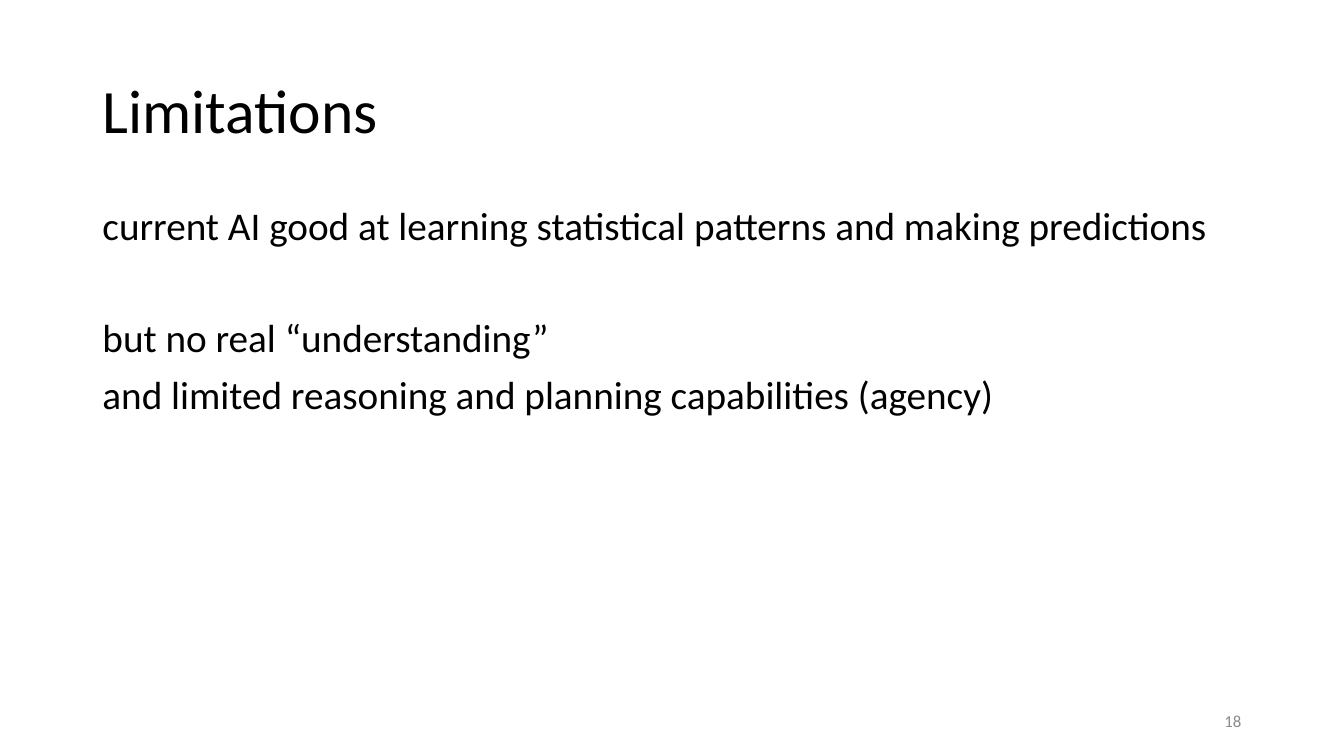
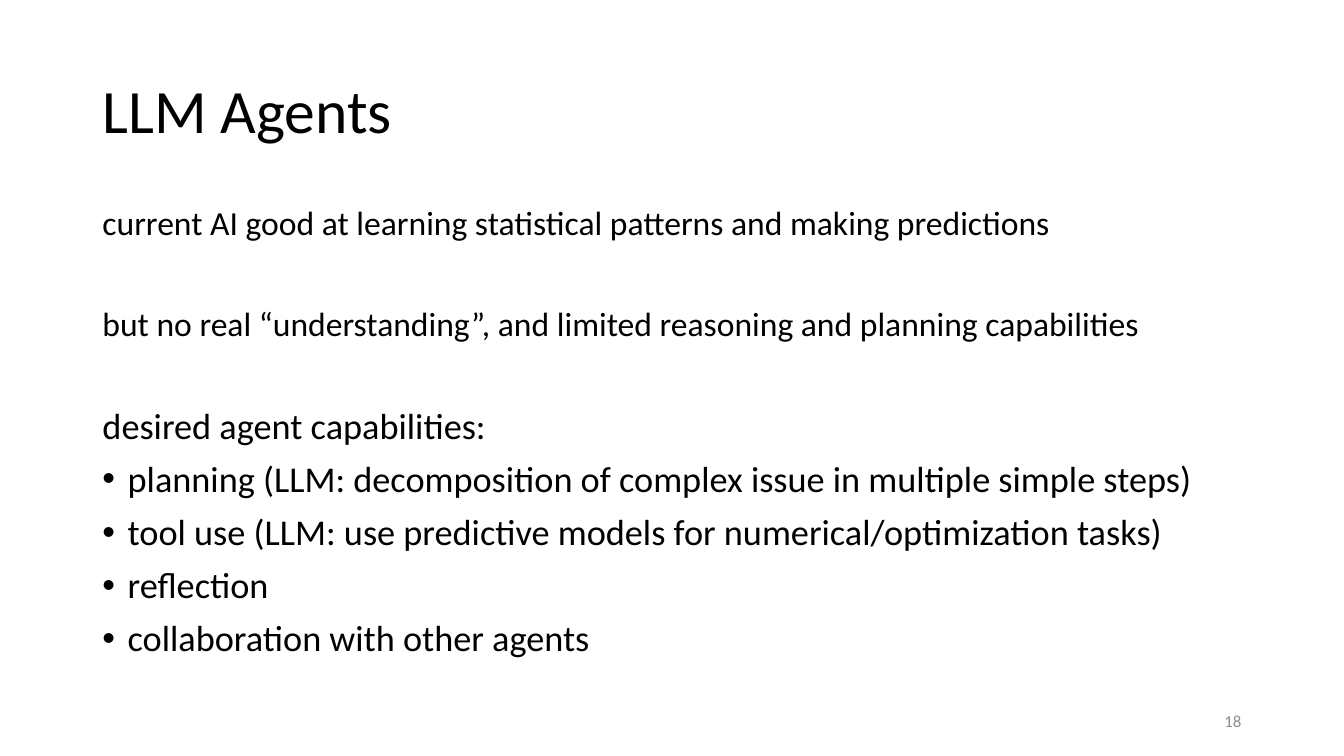
Before and after one commit to FelixWick/intelligent-systems, a slide deck: slide 18 of slides/LanguageModels_2.pptx. Drawn at 1344x756 pixels with LibreOffice and Linux fonts; fonts in the diff are those of the drawing. Boxes give left, top, right and bottom in pixels: in the first picture for what was removed or moved away, otherwise in the second. Text is boxed around its words. In the diff, an @@ line names an element or a change of style, - is before the commit and + after.

```diff
--- a/slides/LanguageModels_2.pptx
+++ b/slides/LanguageModels_2.pptx
@@ title at [102, 93, 392, 144]: text changed @@
-Limitations
+LLM Agents
@@ text at [102, 211, 1049, 241]: size 28 to 24.1 pt in "current AI good at learning statistical patterns ..." @@
@@ text at [102, 312, 1191, 658]: text changed; size 28 to 25.9 pt @@
-but no real “understanding”
-and limited reasoning and planning capabilities (agency)
+but no real “understanding”, and limited reasoning and planning capabilities
+desired agent capabilities:
+• planning (LLM: decomposition of complex issue in multiple simple steps)
+• tool use (LLM: use predictive models for numerical/optimization tasks)
+• reflection
+• collaboration with other agents
```
Also in this commit, not shown: 1 slide added, 1 other file.
